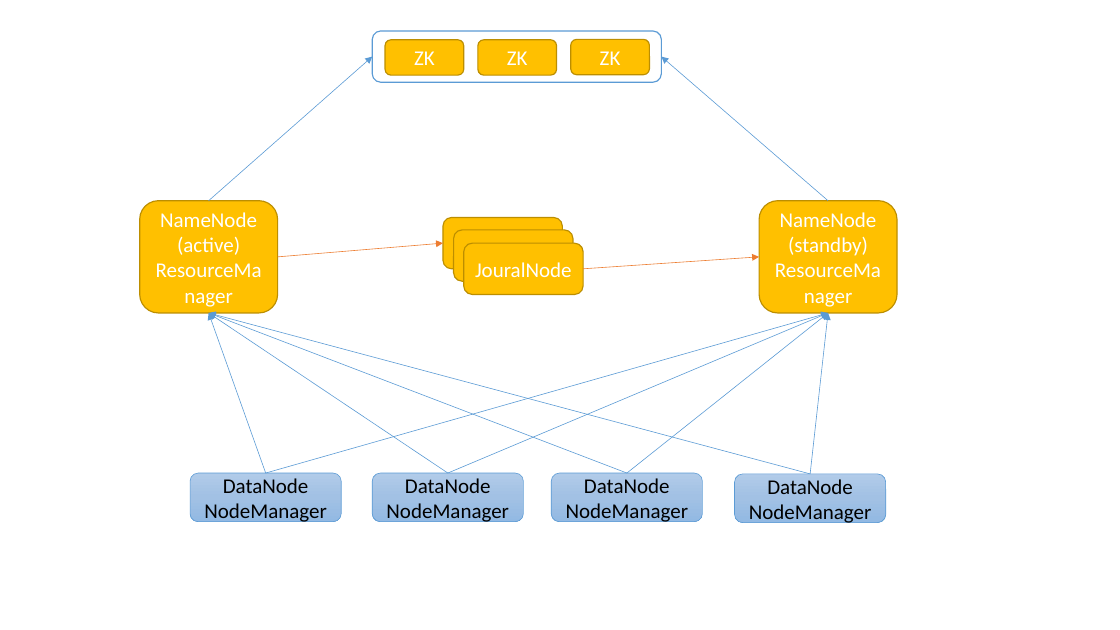
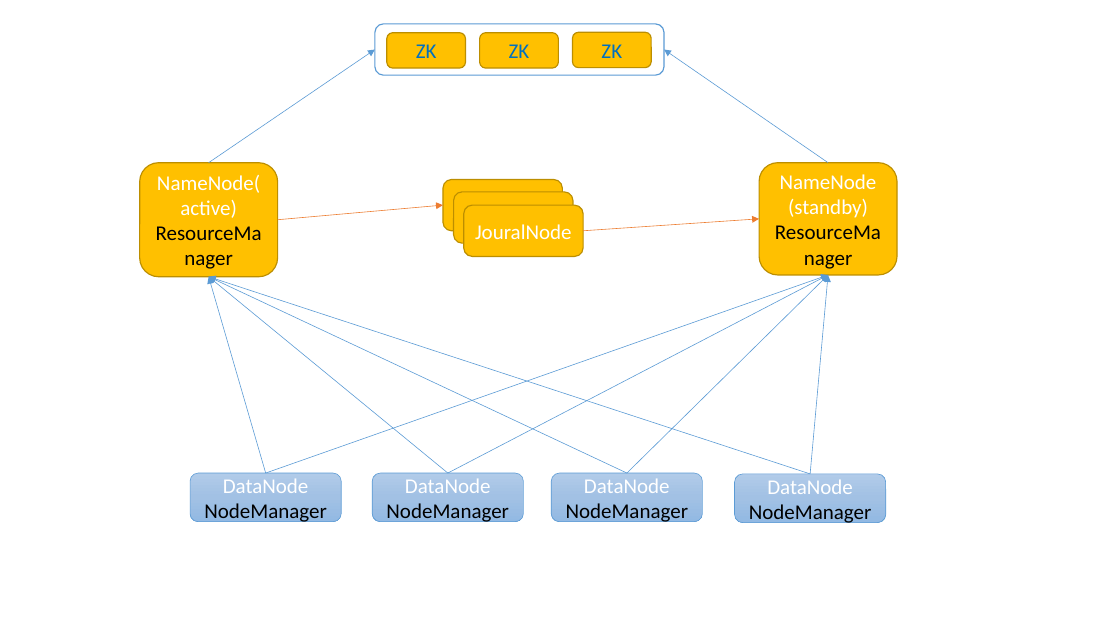
Before and after one commit to rockleeprc/note, a slide deck: slide 1 of hadoop/BI.pptx. Drawn at 1120x630 pixels with LibreOffice and Linux fonts; fonts in the diff are those of the drawing. Boxes give left, top, right and bottom in pixels: in the first picture for what was removed or moved away, otherwise in the second. Text is boxed around its words. In the diff, an @@ line names an element or a change of style, - is before the commit and + after.

Commit message:
bi

```diff
--- a/hadoop/BI.pptx
+++ b/hadoop/BI.pptx
@@ rounded rectangle moved from (x1=372, y1=31, x2=661, y2=82) to (x1=375, y1=24, x2=664, y2=75) @@
@@ arrow moved from (208, 201) - (372, 56) to (208, 163) - (375, 50) @@
@@ 3 rounded rectangles moved together from (x1=385, y1=39, x2=649, y2=75) to (x1=387, y1=32, x2=652, y2=68) @@
@@ text colour #FFFFFF to #0070C0 in 3 elements at (x1=480, y1=33, x2=559, y2=68), (x1=387, y1=33, x2=466, y2=68), (x1=573, y1=32, x2=652, y2=67) @@
@@ arrow moved from (828, 201) - (661, 56) to (828, 163) - (665, 50) @@
@@ rounded rectangle "NameNode(active)" at (x1=139, y1=163, x2=277, y2=277): text colour #FFFFFF to #000000 in "ResourceManager" @@
@@ text in rounded rectangle at (x1=157, y1=175, x2=260, y2=218): text changed @@
-NameNode
-(active)
+NameNode(active)
@@ rounded rectangle "NameNode" at (x1=760, y1=163, x2=897, y2=276): text colour #FFFFFF to #000000 in "ResourceManager" @@
@@ 5 rounded rectangles, 2 arrows moved together from (x1=139, y1=201, x2=897, y2=313) to (x1=139, y1=163, x2=897, y2=277) @@
@@ arrow moved from (810, 474) - (208, 313) to (810, 474) - (208, 276) @@
@@ arrow moved from (627, 473) - (208, 313) to (627, 473) - (208, 276) @@
@@ arrow moved from (448, 473) - (208, 313) to (448, 473) - (208, 276) @@
@@ arrow moved from (266, 473) - (208, 313) to (266, 473) - (208, 276) @@
@@ arrow moved from (266, 473) - (828, 313) to (266, 473) - (828, 275) @@
@@ arrow moved from (448, 473) - (828, 313) to (448, 473) - (828, 275) @@
@@ arrow moved from (627, 473) - (828, 313) to (627, 473) - (828, 275) @@
@@ arrow moved from (810, 474) - (828, 313) to (810, 474) - (828, 275) @@
@@ text in rounded rectangle at (x1=223, y1=478, x2=309, y2=493): text colour #000000 to #FFFFFF in "DataNode" @@
@@ text in rounded rectangle at (x1=405, y1=478, x2=491, y2=493): text colour #000000 to #FFFFFF in "DataNode" @@
@@ text in rounded rectangle at (x1=584, y1=478, x2=670, y2=493): text colour #000000 to #FFFFFF in "DataNode" @@
@@ text in rounded rectangle at (x1=767, y1=479, x2=853, y2=494): text colour #000000 to #FFFFFF in "DataNode" @@
```
